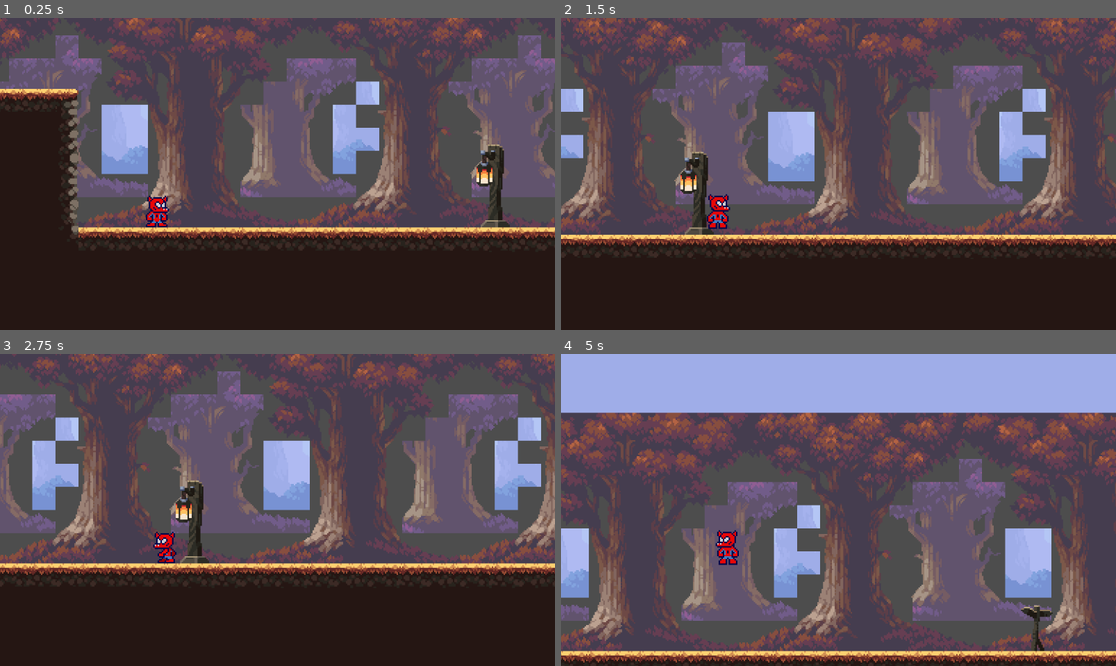
Above: before the commit, frames 1-4 (two rows, left to right).
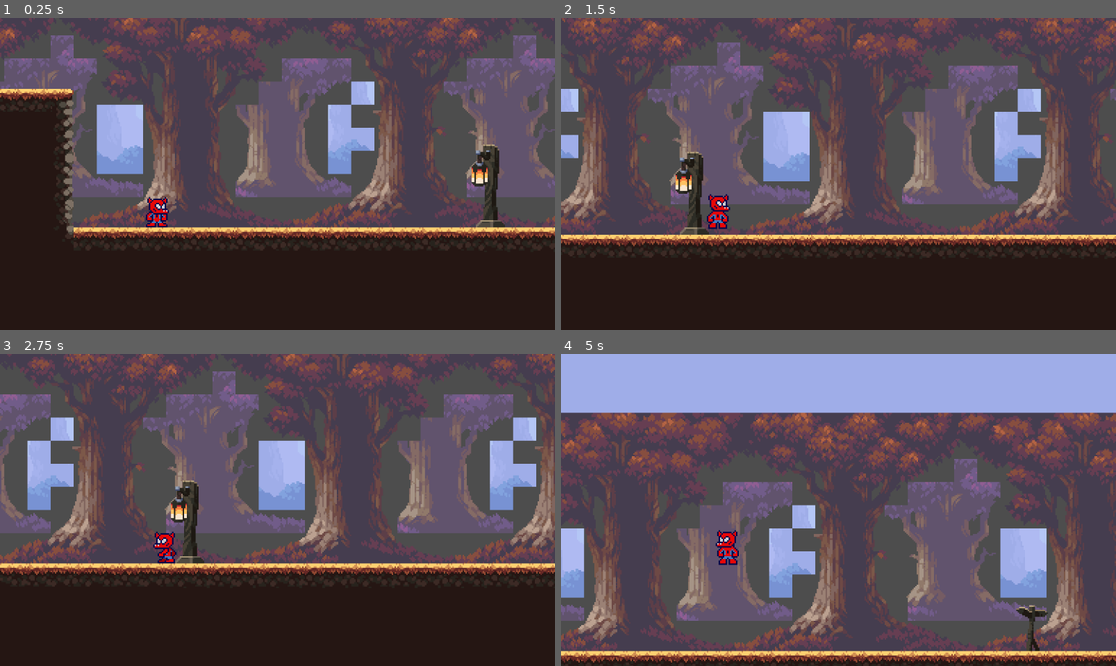
Above: after the commit, the same moments.

Repository: rojen-chakradhar/Spider-Ham
Game: Godot game, scene res://scenes/Level_1.tscn
Same seed, same stepped clock (60 frames per second), same inputs: the game is played once before the commit and once after it.
Inputs:
- Up to frame 1 (0.25 s): no input
- Up to frame 2 (1.5 s): hold Right (right) from 0.53 s (still down); tap Up (jump) at 0.77 s
- Up to frame 3 (2.75 s): tap Up (jump) at 1.52 s; release Right (right) at 2.03 s; hold Left (left) from 2.03 s (still down)
- Up to frame 4 (5 s): release Left (left) at 2.78 s; hold Right (right) 2.78-4.28 s; tap Up (jump) at 3.02, 3.77, 4.52 s; hold Left (left) from 4.28 s (still down)

The runs differ from the first frame. In frame 1, 17% of the frame differs, in the area x 0-100%, y 0-71%; in frame 2, 18%; in frame 3, 18%; in frame 4, 21%, in the area x 0-100%, y 18-99%.

Commit message:
main menu works. without transition tho.

Diff:
--- a/default_bus_layout.tres
+++ /dev/null
@@ -1,3 +0,0 @@
-[gd_resource type="AudioBusLayout" format=3 uid="uid://vc0squdyvblq"]
-
-[resource]
--- a/project.godot
+++ b/project.godot
@@ -14,6 +14,10 @@
 run/main_scene="uid://d1ffyssahm14r"
 config/features=PackedStringArray("4.5", "Forward Plus")
 config/icon="res://icon.svg"
+
+[audio]
+
+buses/default_bus_layout=""
 
 [input]
 
--- a/scenes/Level_1.tscn
+++ b/scenes/Level_1.tscn
@@ -1473,8 +1473,8 @@
 
 [node name="Player" parent="." instance=ExtResource("1_5f7sk")]
 z_index = 2
-position = Vector2(-38.278885, -5.9726105)
-
-[node name="Camera2D2" type="Camera2D" parent="Player"]
+position = Vector2(-35, 9)
+
+[node name="Camera2D" type="Camera2D" parent="Player"]
 position = Vector2(80, -30)
 zoom = Vector2(3, 3)
--- a/scenes/MainMenu.tscn
+++ b/scenes/MainMenu.tscn
@@ -1,21 +1,8 @@
 [gd_scene load_steps=11 format=3 uid="uid://xi130hfbgc3n"]
 
+[ext_resource type="Script" uid="uid://dypnqqooen85i" path="res://scripts/MainMenu.gd" id="1_2wh52"]
 [ext_resource type="FontFile" uid="uid://c4refhlniplrv" path="res://assets/fonts/Boxy-Bold-Font/Boxy-Bold.ttf" id="1_yqorp"]
 [ext_resource type="Texture2D" uid="uid://bbk4dhq55suk6" path="res://assets/gui/buttons free.png" id="2_0ykhv"]
-
-[sub_resource type="GDScript" id="GDScript_0ykhv"]
-script/source = "extends Control
-
-
-# Called when the node enters the scene tree for the first time.
-func _ready() -> void:
-	pass # Replace with function body.
-
-
-# Called every frame. 'delta' is the elapsed time since the previous frame.
-func _process(delta: float) -> void:
-	pass
-"
 
 [sub_resource type="StyleBoxTexture" id="StyleBoxTexture_2wh52"]
 texture = ExtResource("2_0ykhv")
@@ -48,7 +35,7 @@
 anchor_bottom = 1.0
 grow_horizontal = 2
 grow_vertical = 2
-script = SubResource("GDScript_0ykhv")
+script = ExtResource("1_2wh52")
 
 [node name="ColorRect" type="ColorRect" parent="."]
 layout_mode = 1
@@ -76,7 +63,7 @@
 uppercase = true
 metadata/_edit_use_anchors_ = true
 
-[node name="VBoxContainer" type="VBoxContainer" parent="."]
+[node name="Buttons" type="VBoxContainer" parent="."]
 layout_mode = 1
 anchors_preset = 8
 anchor_left = 0.5
@@ -91,7 +78,7 @@
 grow_vertical = 2
 alignment = 1
 
-[node name="PlayButton" type="Button" parent="VBoxContainer"]
+[node name="PlayButton" type="Button" parent="Buttons"]
 texture_filter = 1
 layout_mode = 2
 size_flags_vertical = 3
@@ -103,7 +90,7 @@
 theme_override_styles/focus = SubResource("StyleBoxEmpty_0ykhv")
 text = "Play"
 
-[node name="SettingButton" type="Button" parent="VBoxContainer"]
+[node name="ControlsButton" type="Button" parent="Buttons"]
 texture_filter = 1
 layout_mode = 2
 size_flags_vertical = 3
@@ -113,4 +100,20 @@
 theme_override_styles/pressed = SubResource("StyleBoxTexture_l72w3")
 theme_override_styles/hover = SubResource("StyleBoxTexture_826wr")
 theme_override_styles/focus = SubResource("StyleBoxEmpty_ucygd")
-text = "Setting"
+text = "Controls"
+
+[node name="QuitButton" type="Button" parent="Buttons"]
+texture_filter = 1
+layout_mode = 2
+size_flags_vertical = 3
+mouse_default_cursor_shape = 2
+theme_override_fonts/font = ExtResource("1_yqorp")
+theme_override_styles/normal = SubResource("StyleBoxTexture_2wh52")
+theme_override_styles/pressed = SubResource("StyleBoxTexture_l72w3")
+theme_override_styles/hover = SubResource("StyleBoxTexture_826wr")
+theme_override_styles/focus = SubResource("StyleBoxEmpty_ucygd")
+text = "Quit"
+
+[connection signal="pressed" from="Buttons/PlayButton" to="." method="_on_play_button_pressed"]
+[connection signal="pressed" from="Buttons/ControlsButton" to="." method="_on_controls_button_pressed"]
+[connection signal="pressed" from="Buttons/QuitButton" to="." method="_on_quit_button_pressed"]
--- /dev/null
+++ b/scripts/MainMenu.gd
@@ -0,0 +1,13 @@
+extends Control
+
+var button_type = null
+
+func _on_play_button_pressed() -> void:
+		get_tree().change_scene_to_file("res://scenes/Level_1.tscn")
+
+func _on_controls_button_pressed() -> void:
+		get_tree().change_scene_to_file("res://scenes/MainMenu.tscn")
+
+
+func _on_quit_button_pressed() -> void:
+	get_tree().quit()
Not shown, added: scripts/MainMenu.gd.uid
